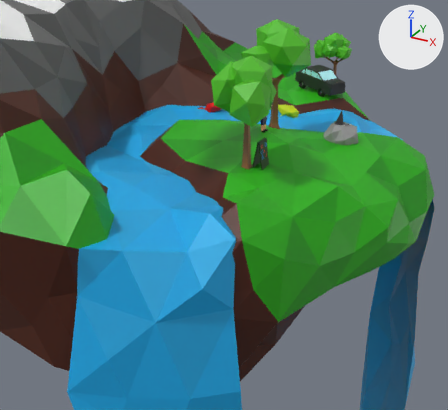
An edit to the glTF model island.glb, drawn before and after from the same camera.
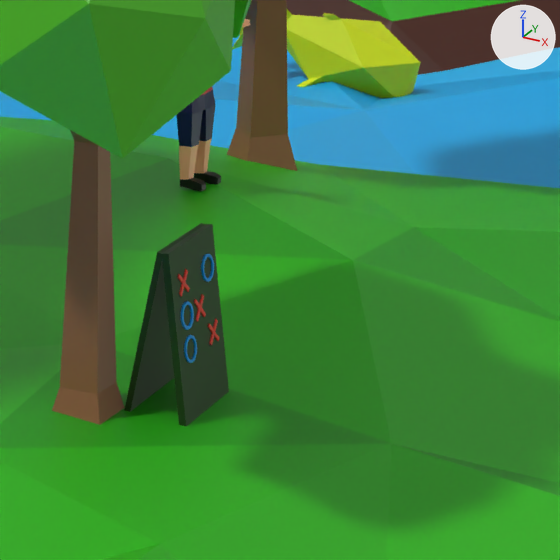
Each version is shown from a camera (50 mm lens) standing at (2.572, -3.765, 1.925) and looking at (0.984, -0.876, 0.481), then close up on the part from 52% to 72% of the width and 25% to 47% of the height. Every picture has the same lights, and +X, +Y and +Z are marked at upper right. Where no turn or scale is listed for an object, it has been applied to the vertices.

Objects in the first close-up: 'Character.001', 'Fish3', 'Island', 'Water', 'cross2.001', 'tree1', 'tree2'.
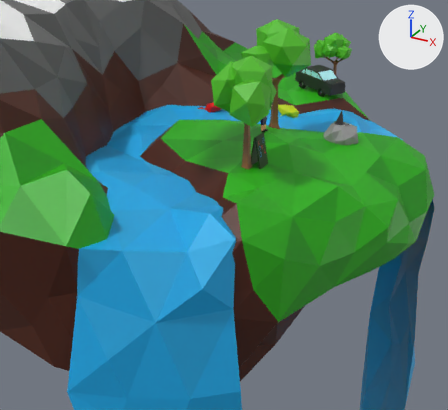
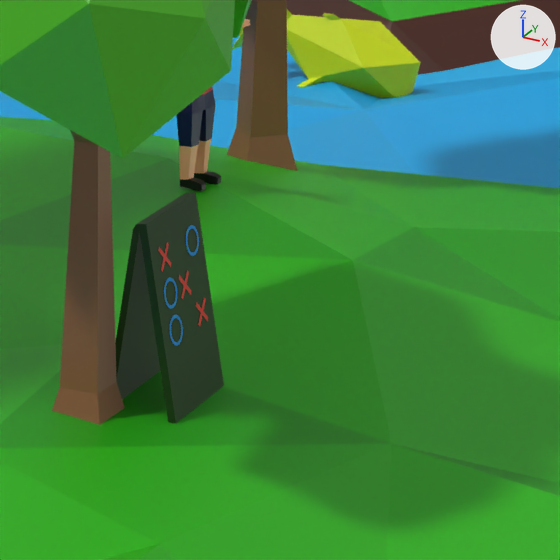
What changed in the scene script:
```text
Add me_plane_010_1:
    me_plane_010_1.from_pydata(...)  # 186 vertices, 194 faces; spans x -0.052..0.023, y -0.063..0.052, z -0.115..0.073
    # faces by material slot: [30, 132, 32]
    me_plane_010_1.materials.append(mat_crossmat)  # red #e7372e
    me_plane_010_1.materials.append(mat_naughtmat)  # blue #0090e7
    me_plane_010_1.materials.append(mat_material_001)  # picture img_tictactoeboardpalette
Remove ob_cross2_001:
    ob_cross2_001 = bpy.data.objects.new('cross2.001', me_plane_010)
    ob_cross2_001.location = (1.1327, -0.6665, 0.772)
Add ob_tictactoeboard:
    ob_tictactoeboard = bpy.data.objects.new('tictactoeBoard', me_plane_010_1)
    ob_tictactoeboard.location = (1.115, -0.6616, 0.7898)
```

Where the change shows, as pixel boxes (x1, y1, x2, y2) in the close-ups (560 x 560 px):
'tictactoeBoard', added (green): after (115, 192, 224, 423)
    faces in mat_material_001 (picture img_tictactoeboardpalette): (115, 192, 224, 423)
    faces in mat_naughtmat (blue #0090e7): (164, 225, 199, 346)
    faces in mat_crossmat (red #e7372e): (158, 242, 208, 326)
'cross2.001', deleted (green): before (124, 223, 229, 426)
    faces in mat_material_001 (picture img_tictactoeboardpalette): (124, 223, 229, 426)
    faces in mat_naughtmat (blue #0090e7): (181, 254, 214, 363)
    faces in mat_crossmat (red #e7372e): (177, 269, 219, 346)
